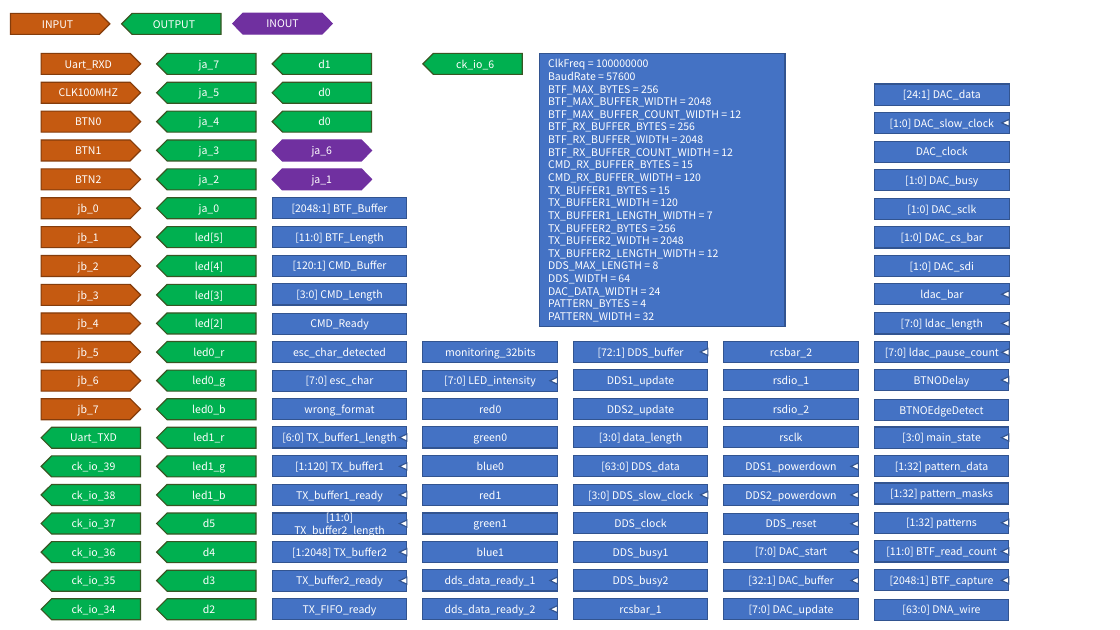
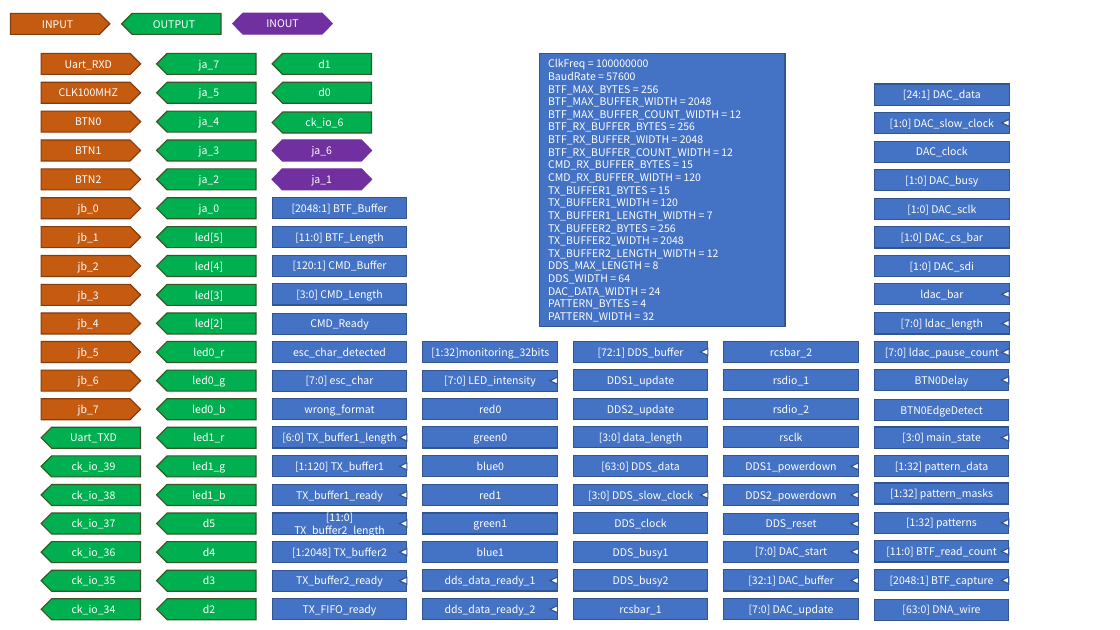
Before and after one commit to snu-quiqcl/AD9910, a slide deck: slide 3 of AD9912_MODULE.pptx. Drawn at 1120x630 pixels with LibreOffice and Linux fonts; fonts in the diff are those of the drawing. Boxes give left, top, right and bottom in pixels: in the first picture for what was removed or moved away, otherwise in the second. Text is boxed around its words. In the diff, an @@ line names an element or a change of style, - is before the commit and + after.

Commit message:
main.sv was completed

```diff
--- a/AD9912_MODULE.pptx
+++ b/AD9912_MODULE.pptx
@@ pentagon arrow "ck_io_6": place and size @@
-pentagon arrow "ck_io_6" at bbox=[423, 54, 522, 75]
+pentagon arrow "ck_io_6" at bbox=[272, 112, 371, 133]
@@ pentagon arrow removed at bbox=[272, 111, 371, 132] @@
-d0
@@ text in rectangle at bbox=[431, 347, 549, 359]: text changed @@
-monitoring_32bits
+[1:32]monitoring_32bits
@@ text in rectangle at bbox=[915, 375, 969, 387]: text changed @@
-BTNODelay
+BTN0Delay
@@ text in rectangle at bbox=[900, 405, 982, 417]: text changed @@
-BTNOEdgeDetect
+BTN0EdgeDetect
```
Also in this commit, not shown: 2 other slides changed, 6 slides added, 1 slide removed.
